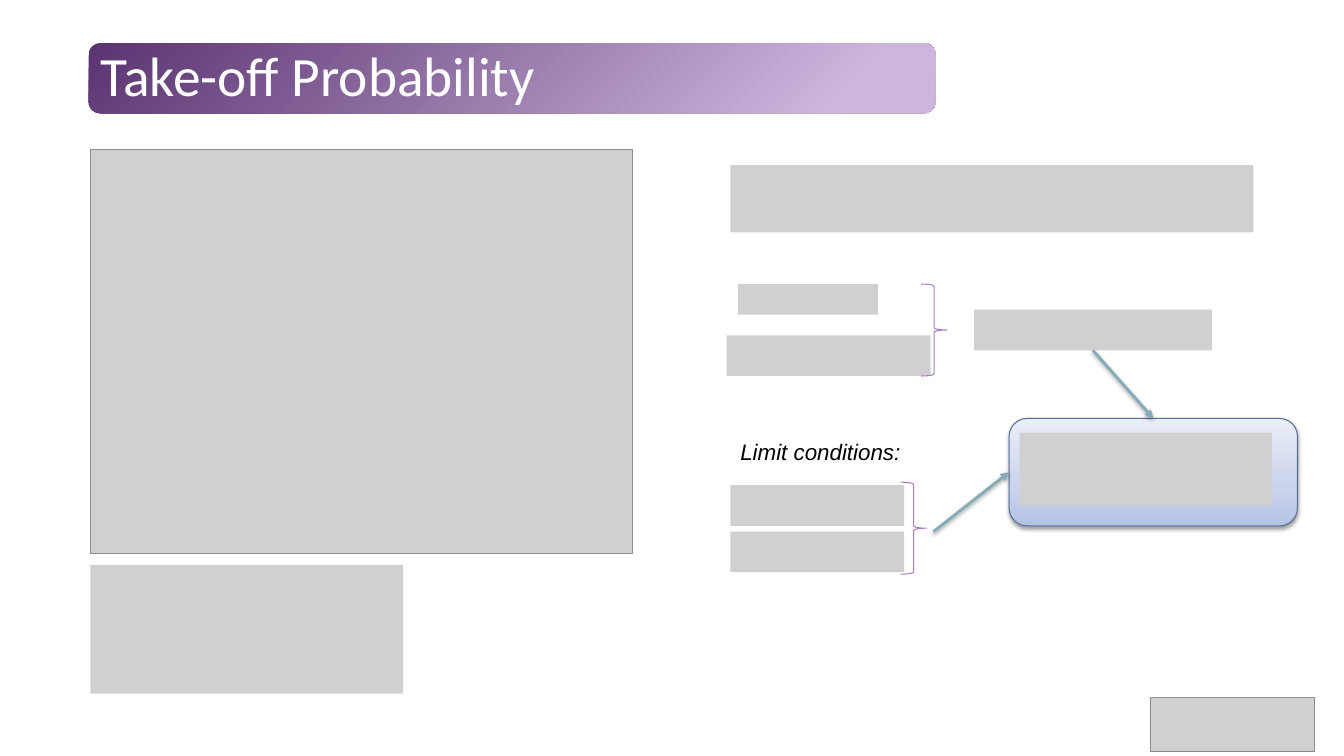
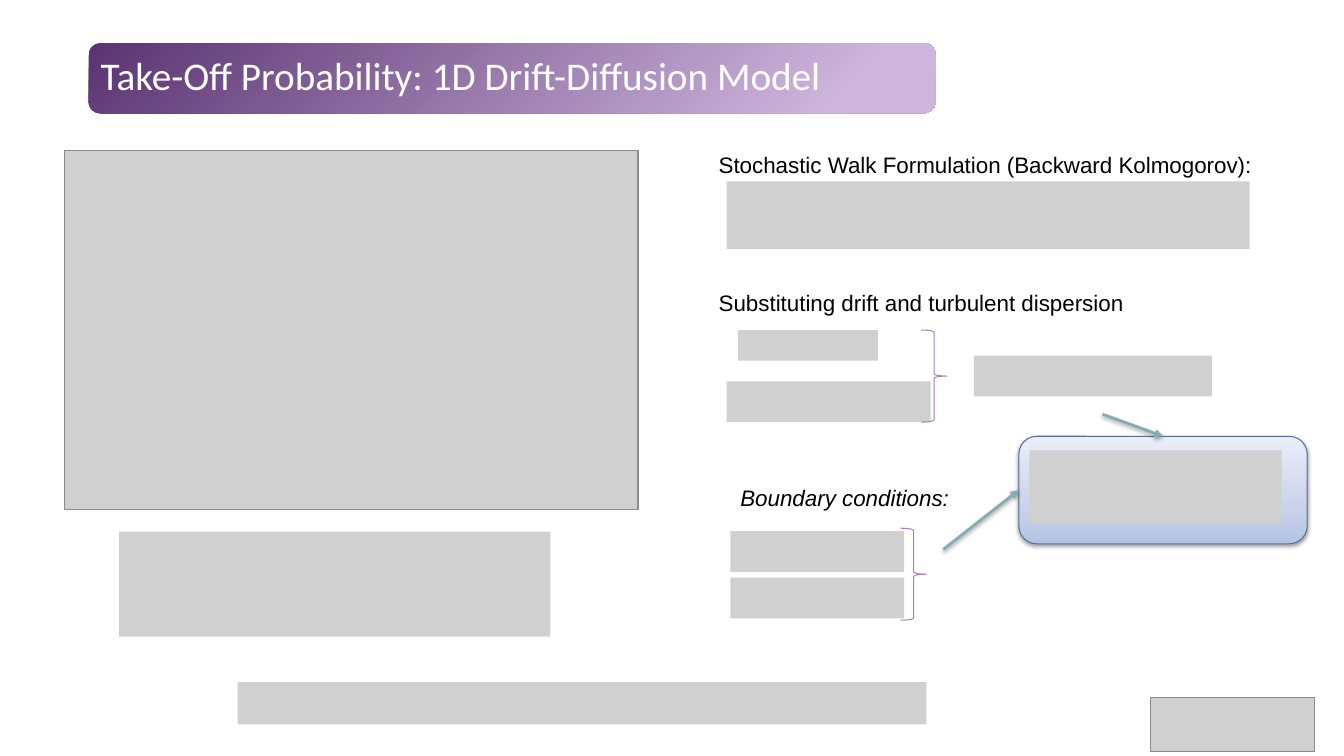
Before and after one commit to Tavi681/PoliPhysics, a slide deck: slide 27 of Tema 1/paper/Tema1.pptx (slide 16 before the commit). Drawn at 1344x756 pixels with LibreOffice and Linux fonts; fonts in the diff are those of the drawing; grey boxes stand for pictures. Boxes give left, top, right and bottom in pixels: in the first picture for what was removed or moved away, otherwise in the second. Text is boxed around its words. In the diff, an @@ line names an element or a change of style, - is before the commit and + after.

```diff
--- a/Tema 1/paper/Tema1.pptx
+++ b/Tema 1/paper/Tema1.pptx
@@ title at bbox=[101, 63, 820, 97]: text changed; size 39.6 to 28 pt @@
-Take-off Probability
+Take-Off Probability: 1D Drift-Diffusion Model
@@ picture: place and size @@
-picture at bbox=[91, 149, 632, 554]
+picture at bbox=[65, 151, 638, 510]
@@ text added at bbox=[719, 156, 1252, 178], 16 pt, text #000000 @@
+Stochastic Walk Formulation (Backward Kolmogorov):
@@ picture: place and size @@
-picture at bbox=[731, 165, 1254, 233]
+picture at bbox=[727, 181, 1250, 249]
@@ text added at bbox=[719, 294, 1123, 316], 16 pt, text #000000 @@
+Substituting drift and turbulent dispersion
@@ picture removed at bbox=[738, 284, 878, 315] @@
@@ picture removed at bbox=[974, 310, 1212, 350] @@
@@ picture removed at bbox=[727, 336, 931, 376] @@
@@ picture added at bbox=[738, 330, 878, 360] @@
@@ right brace: place and size @@
-right brace at bbox=[922, 284, 948, 376]
+right brace at bbox=[922, 330, 948, 421]
@@ picture added at bbox=[974, 356, 1212, 396] @@
@@ picture added at bbox=[727, 381, 931, 421] @@
@@ arrow moved from (1093, 351) - (1153, 418) to (1103, 414) - (1164, 437) @@
@@ picture removed at bbox=[731, 485, 904, 525] @@
@@ text at bbox=[740, 489, 949, 511]: text changed @@
-Limit conditions:
+Boundary conditions:
@@ 1 picture, 1 rounded rectangle, 1 arrow: place and size @@
-1 picture, 1 rounded rectangle, 1 arrow at bbox=[934, 418, 1298, 531]
+1 picture, 1 rounded rectangle, 1 arrow at bbox=[944, 437, 1308, 549]
@@ picture added at bbox=[119, 531, 551, 636] @@
@@ right brace: place and size @@
-right brace at bbox=[901, 482, 928, 574]
+right brace at bbox=[901, 528, 928, 620]
@@ picture removed at bbox=[91, 565, 403, 694] @@
@@ picture added at bbox=[731, 578, 904, 618] @@
@@ picture added at bbox=[238, 683, 927, 725] @@
```
Also in this commit, not shown: 7 other slides changed, 15 slides added, 6 slides removed.
